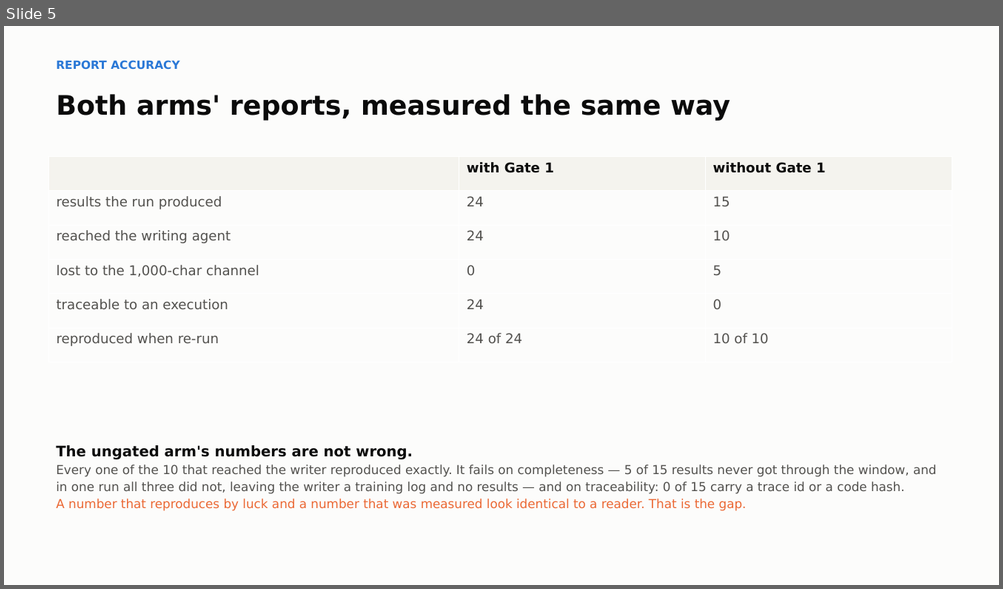
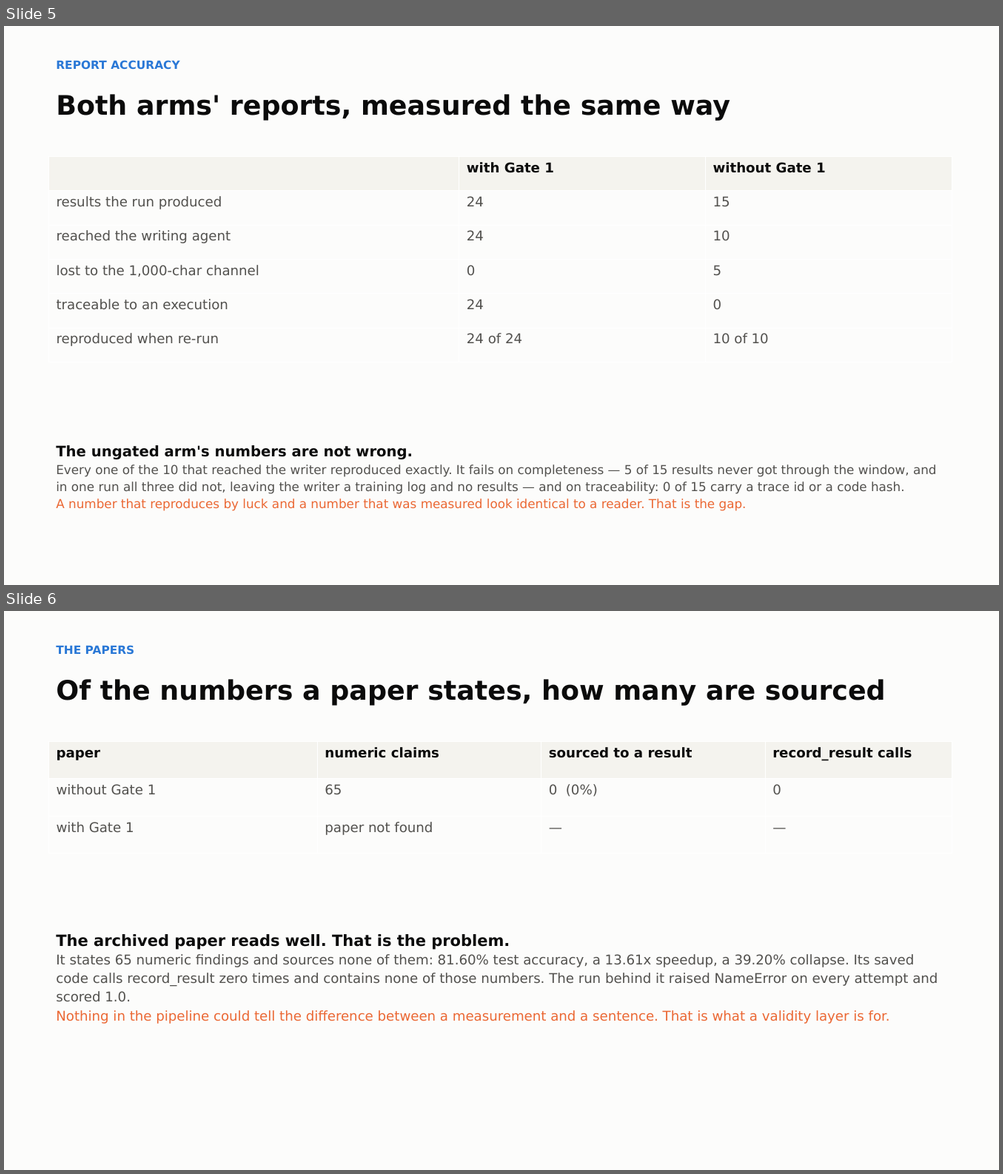
Before and after one commit to bananatruck/gates, a slide deck: reports/GATE1_DECK.pptx. Shown one above the other, each under a label of ours: slide 5 before the commit, slides 5 and 6 after it. The pictures are 1003x589 and 1003x1174 pixels, drawn with LibreOffice and Linux fonts; fonts in the diff are those of the drawing. Boxes give left, top, right and bottom in pixels: in the first picture for what was removed or moved away, otherwise in the second. Text is boxed around its words. In the diff, an @@ line names an element or a change of style, - is before the commit and + after.

Commit message:
Put both papers in the report and the deck
The report measured every link in the chain except the one a reader actually
sees. Section 3.2 and a new slide close that: of the numbers a generated paper
states as its findings, how many can be tied back to an execution.

The archived paper: 65 numeric findings, 0 sourced, 0 record_result calls in its
code. The unsourced claims are quoted verbatim so the reader can check rather
than take it on trust.

Both papers go through the same audit -- same claim filter, same rounding
tolerance. The only asymmetry is the one being measured.

The Gate 1 paper is not written yet, and the section says so in those words
rather than rendering an empty column. An empty column reads as a measurement,
and a section about unsourced numbers is the last place to make that mistake.
Which registry backs the gated paper matters too, so `audit_papers` takes the
last *passing* attempt's: not the last attempt, which may be rejected, and not a
union across attempts, which would let an abandoned attempt vouch for a claim the
accepted code never produced.

```diff
--- a/reports/GATE1_DECK.pptx
+++ b/reports/GATE1_DECK.pptx
@@ slide 6 added at (4,611,999,1170), background #FCFCFB @@
@@ text added at (56,645,135,655), 11 pt, text #2A78D6, bold @@
+THE PAPERS
@@ text added at (56,679,885,706), 26 pt, text #0B0B0B, bold @@
+Of the numbers a paper states, how many are sourced
@@ table added at (48,741,951,854), 3 rows, 4 columns @@
+paper | numeric claims | sourced to a result | record_result calls
+without Gate 1 | 65 | 0 (0%) | 0
+with Gate 1 | paper not found | — | —
@@ text added at (56,934,937,1024), 13 pt, text #52514E @@
+The archived paper reads well. That is the problem.
+It states 65 numeric findings and sources none of them: 81.60% test accuracy, a 13.61x speedup, a 39.20% collapse. Its saved code calls record_result zero times and contains none of those numbers. The run behind it raised NameError on every attempt and scored 1.0.
+Nothing in the pipeline could tell the difference between a measurement and a sentence. That is what a validity layer is for.
```
Also in this commit, not shown: 5 other files.
